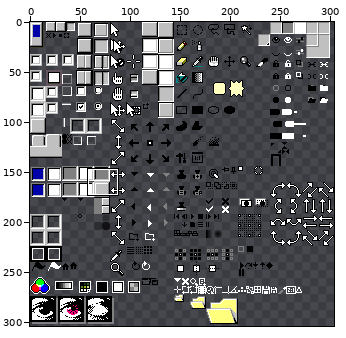
Sprite sheet: Aseprite 95/sheet.png. The picture above shows the old version from afar; the outline marks the close-up.
Close-up. Earlier state:
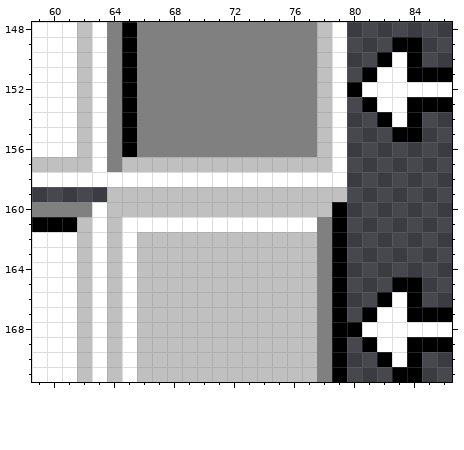
The file is 304x304 pixels. Pixels under 10% opacity are left out. Colours within 5 levels of each other are drawn and written as one. Shown: x 59..86, y 148..171.
New version:
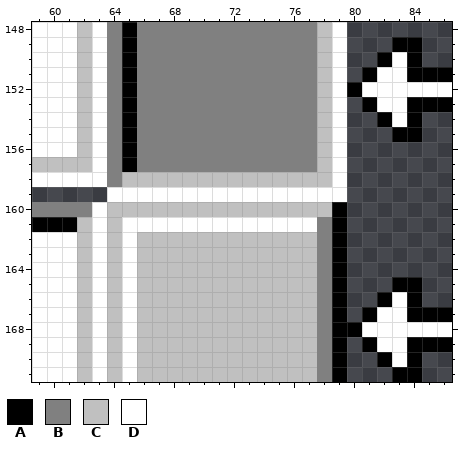
Palette (. is transparent): A #000000  B #808080  C #c0c0c0  D #ffffff
Change:
Colour C gives way to colour A in row 157 at x 65.
Colour C gives way to colour B in row 157 at x 66 to 77.
Colour D gives way to colour B in row 158 at x 64.
Colour D gives way to colour C in row 158 at x 65 to 78.
Colour C gives way to colour D in row 159 at x 64 to 79.
Changed places in both close-ups, as pixel boxes (x1, y1, x2, y2):
changed: (107, 157, 347, 202)
